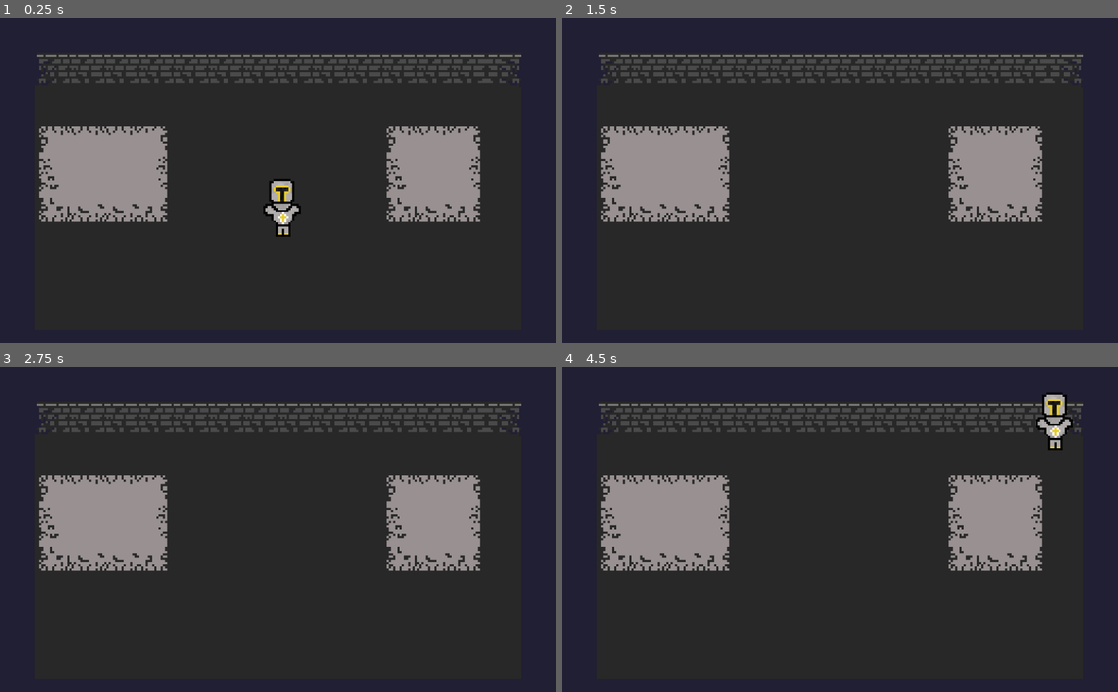
Above: before the commit, frames 1-4 (two rows, left to right).
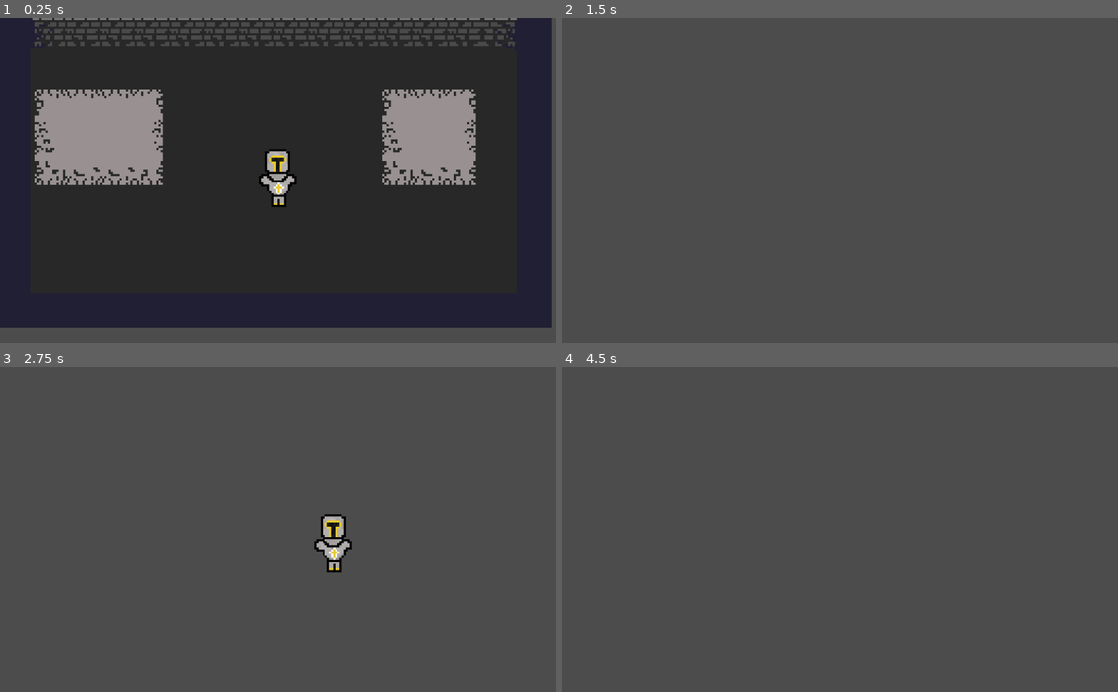
Above: after the commit, the same moments.

Repository: scoot274/APCS-Final
Game: Godot game, scene res://Experiment.tscn
Two runs of this game, one before a commit and one after it. Both use one fixed random seed, a clock stepped at 60 frames per second and the inputs below.
Inputs:
- Up to frame 1 (0.25 s): no input
- Up to frame 2 (1.5 s): tap Enter at 0.5 s; hold Right (ui_right) 0.53-1.28 s; tap Space (ui_select) at 0.6, 0.77, 1.07, 1.25, 1.35 s; hold Down (ui_down) from 1.28 s (still down)
- Up to frame 3 (2.75 s): tap Space (ui_select) at 1.52, 1.82, 2.1 s; tap Enter at 2 s; release Down (ui_down) at 2.03 s; hold Right (ui_right) from 2.03 s (still down)
- Up to frame 4 (4.5 s): release Right (ui_right) at 2.78 s; hold Up (ui_up) 2.78-3.53 s; tap Space (ui_select) at 2.85, 3.02, 3.32, 3.5, 3.6, 3.77, 4.07, 4.35 s; hold Left (ui_left) from 3.53 s (still down); tap Enter at 4.25 s

The runs differ from the first frame. In frame 1, 23% of the frame differs, in the area x 0-100%, y 0-100%; in frame 2, 96%; in frame 3, 96%; in frame 4, 97%.

Commit message:
added camera follow, nerfed dash

Diff:
--- a/Experiment.tscn
+++ b/Experiment.tscn
@@ -1,7 +1,8 @@
-[gd_scene load_steps=4 format=2]
+[gd_scene load_steps=5 format=2]
 
 [ext_resource path="res://Player.tscn" type="PackedScene" id=1]
 [ext_resource path="res://Resources/Sprites/Tilemaps/main_tilemap.png" type="Texture" id=2]
+[ext_resource path="res://Resources/Scripts/Player/CameraFollow.gd" type="Script" id=3]
 
 [sub_resource type="TileSet" id=1]
 0/name = "main_tilemap.png 0"
@@ -12,6 +13,10 @@
 0/tile_mode = 0
 0/occluder_offset = Vector2( 0, 0 )
 0/navigation_offset = Vector2( 0, 0 )
+0/shape_offset = Vector2( 0, 0 )
+0/shape_transform = Transform2D( 1, 0, 0, 1, 0, 0 )
+0/shape_one_way = false
+0/shape_one_way_margin = 0.0
 0/shapes = [  ]
 0/z_index = 0
 1/name = "main_tilemap.png 1"
@@ -22,6 +27,10 @@
 1/tile_mode = 0
 1/occluder_offset = Vector2( 0, 0 )
 1/navigation_offset = Vector2( 0, 0 )
+1/shape_offset = Vector2( 0, 0 )
+1/shape_transform = Transform2D( 1, 0, 0, 1, 0, 0 )
+1/shape_one_way = false
+1/shape_one_way_margin = 0.0
 1/shapes = [  ]
 1/z_index = 0
 2/name = "main_tilemap.png 2"
@@ -32,6 +41,10 @@
 2/tile_mode = 0
 2/occluder_offset = Vector2( 0, 0 )
 2/navigation_offset = Vector2( 0, 0 )
+2/shape_offset = Vector2( 0, 0 )
+2/shape_transform = Transform2D( 1, 0, 0, 1, 0, 0 )
+2/shape_one_way = false
+2/shape_one_way_margin = 0.0
 2/shapes = [  ]
 2/z_index = 0
 3/name = "main_tilemap.png 3"
@@ -42,6 +55,10 @@
 3/tile_mode = 0
 3/occluder_offset = Vector2( 0, 0 )
 3/navigation_offset = Vector2( 0, 0 )
+3/shape_offset = Vector2( 0, 0 )
+3/shape_transform = Transform2D( 1, 0, 0, 1, 0, 0 )
+3/shape_one_way = false
+3/shape_one_way_margin = 0.0
 3/shapes = [  ]
 3/z_index = 0
 4/name = "main_tilemap.png 4"
@@ -52,6 +69,10 @@
 4/tile_mode = 0
 4/occluder_offset = Vector2( 0, 0 )
 4/navigation_offset = Vector2( 0, 0 )
+4/shape_offset = Vector2( 0, 0 )
+4/shape_transform = Transform2D( 1, 0, 0, 1, 0, 0 )
+4/shape_one_way = false
+4/shape_one_way_margin = 0.0
 4/shapes = [  ]
 4/z_index = 0
 5/name = "main_tilemap.png 5"
@@ -62,6 +83,10 @@
 5/tile_mode = 0
 5/occluder_offset = Vector2( 0, 0 )
 5/navigation_offset = Vector2( 0, 0 )
+5/shape_offset = Vector2( 0, 0 )
+5/shape_transform = Transform2D( 1, 0, 0, 1, 0, 0 )
+5/shape_one_way = false
+5/shape_one_way_margin = 0.0
 5/shapes = [  ]
 5/z_index = 0
 6/name = "main_tilemap.png 6"
@@ -72,6 +97,10 @@
 6/tile_mode = 0
 6/occluder_offset = Vector2( 0, 0 )
 6/navigation_offset = Vector2( 0, 0 )
+6/shape_offset = Vector2( 0, 0 )
+6/shape_transform = Transform2D( 1, 0, 0, 1, 0, 0 )
+6/shape_one_way = false
+6/shape_one_way_margin = 0.0
 6/shapes = [  ]
 6/z_index = 0
 7/name = "main_tilemap.png 7"
@@ -82,6 +111,10 @@
 7/tile_mode = 0
 7/occluder_offset = Vector2( 0, 0 )
 7/navigation_offset = Vector2( 0, 0 )
+7/shape_offset = Vector2( 0, 0 )
+7/shape_transform = Transform2D( 1, 0, 0, 1, 0, 0 )
+7/shape_one_way = false
+7/shape_one_way_margin = 0.0
 7/shapes = [  ]
 7/z_index = 0
 8/name = "main_tilemap.png 8"
@@ -92,6 +125,10 @@
 8/tile_mode = 0
 8/occluder_offset = Vector2( 0, 0 )
 8/navigation_offset = Vector2( 0, 0 )
+8/shape_offset = Vector2( 0, 0 )
+8/shape_transform = Transform2D( 1, 0, 0, 1, 0, 0 )
+8/shape_one_way = false
+8/shape_one_way_margin = 0.0
 8/shapes = [  ]
 8/z_index = 0
 9/name = "main_tilemap.png 9"
@@ -102,6 +139,10 @@
 9/tile_mode = 0
 9/occluder_offset = Vector2( 0, 0 )
 9/navigation_offset = Vector2( 0, 0 )
+9/shape_offset = Vector2( 0, 0 )
+9/shape_transform = Transform2D( 1, 0, 0, 1, 0, 0 )
+9/shape_one_way = false
+9/shape_one_way_margin = 0.0
 9/shapes = [  ]
 9/z_index = 0
 10/name = "main_tilemap.png 10"
@@ -112,6 +153,10 @@
 10/tile_mode = 0
 10/occluder_offset = Vector2( 0, 0 )
 10/navigation_offset = Vector2( 0, 0 )
+10/shape_offset = Vector2( 0, 0 )
+10/shape_transform = Transform2D( 1, 0, 0, 1, 0, 0 )
+10/shape_one_way = false
+10/shape_one_way_margin = 0.0
 10/shapes = [  ]
 10/z_index = 0
 11/name = "main_tilemap.png 11"
@@ -122,6 +167,10 @@
 11/tile_mode = 0
 11/occluder_offset = Vector2( 0, 0 )
 11/navigation_offset = Vector2( 0, 0 )
+11/shape_offset = Vector2( 0, 0 )
+11/shape_transform = Transform2D( 1, 0, 0, 1, 0, 0 )
+11/shape_one_way = false
+11/shape_one_way_margin = 0.0
 11/shapes = [  ]
 11/z_index = 0
 12/name = "main_tilemap.png 12"
@@ -132,6 +181,10 @@
 12/tile_mode = 0
 12/occluder_offset = Vector2( 0, 0 )
 12/navigation_offset = Vector2( 0, 0 )
+12/shape_offset = Vector2( 0, 0 )
+12/shape_transform = Transform2D( 1, 0, 0, 1, 0, 0 )
+12/shape_one_way = false
+12/shape_one_way_margin = 0.0
 12/shapes = [  ]
 12/z_index = 0
 13/name = "main_tilemap.png 13"
@@ -142,6 +195,10 @@
 13/tile_mode = 0
 13/occluder_offset = Vector2( 0, 0 )
 13/navigation_offset = Vector2( 0, 0 )
+13/shape_offset = Vector2( 0, 0 )
+13/shape_transform = Transform2D( 1, 0, 0, 1, 0, 0 )
+13/shape_one_way = false
+13/shape_one_way_margin = 0.0
 13/shapes = [  ]
 13/z_index = 0
 14/name = "main_tilemap.png 14"
@@ -152,6 +209,10 @@
 14/tile_mode = 0
 14/occluder_offset = Vector2( 0, 0 )
 14/navigation_offset = Vector2( 0, 0 )
+14/shape_offset = Vector2( 0, 0 )
+14/shape_transform = Transform2D( 1, 0, 0, 1, 0, 0 )
+14/shape_one_way = false
+14/shape_one_way_margin = 0.0
 14/shapes = [  ]
 14/z_index = 0
 15/name = "main_tilemap.png 15"
@@ -162,6 +223,10 @@
 15/tile_mode = 0
 15/occluder_offset = Vector2( 0, 0 )
 15/navigation_offset = Vector2( 0, 0 )
+15/shape_offset = Vector2( 0, 0 )
+15/shape_transform = Transform2D( 1, 0, 0, 1, 0, 0 )
+15/shape_one_way = false
+15/shape_one_way_margin = 0.0
 15/shapes = [  ]
 15/z_index = 0
 16/name = "main_tilemap.png 16"
@@ -172,6 +237,10 @@
 16/tile_mode = 0
 16/occluder_offset = Vector2( 0, 0 )
 16/navigation_offset = Vector2( 0, 0 )
+16/shape_offset = Vector2( 0, 0 )
+16/shape_transform = Transform2D( 1, 0, 0, 1, 0, 0 )
+16/shape_one_way = false
+16/shape_one_way_margin = 0.0
 16/shapes = [  ]
 16/z_index = 0
 17/name = "main_tilemap.png 17"
@@ -182,6 +251,10 @@
 17/tile_mode = 0
 17/occluder_offset = Vector2( 0, 0 )
 17/navigation_offset = Vector2( 0, 0 )
+17/shape_offset = Vector2( 0, 0 )
+17/shape_transform = Transform2D( 1, 0, 0, 1, 0, 0 )
+17/shape_one_way = false
+17/shape_one_way_margin = 0.0
 17/shapes = [  ]
 17/z_index = 0
 18/name = "main_tilemap.png 18"
@@ -192,6 +265,10 @@
 18/tile_mode = 0
 18/occluder_offset = Vector2( 0, 0 )
 18/navigation_offset = Vector2( 0, 0 )
+18/shape_offset = Vector2( 0, 0 )
+18/shape_transform = Transform2D( 1, 0, 0, 1, 0, 0 )
+18/shape_one_way = false
+18/shape_one_way_margin = 0.0
 18/shapes = [  ]
 18/z_index = 0
 19/name = "main_tilemap.png 19"
@@ -202,6 +279,10 @@
 19/tile_mode = 0
 19/occluder_offset = Vector2( 0, 0 )
 19/navigation_offset = Vector2( 0, 0 )
+19/shape_offset = Vector2( 0, 0 )
+19/shape_transform = Transform2D( 1, 0, 0, 1, 0, 0 )
+19/shape_one_way = false
+19/shape_one_way_margin = 0.0
 19/shapes = [  ]
 19/z_index = 0
 20/name = "main_tilemap.png 20"
@@ -212,6 +293,10 @@
 20/tile_mode = 0
 20/occluder_offset = Vector2( 0, 0 )
 20/navigation_offset = Vector2( 0, 0 )
+20/shape_offset = Vector2( 0, 0 )
+20/shape_transform = Transform2D( 1, 0, 0, 1, 0, 0 )
+20/shape_one_way = false
+20/shape_one_way_margin = 0.0
 20/shapes = [  ]
 20/z_index = 0
 21/name = "main_tilemap.png 21"
@@ -222,10 +307,20 @@
 21/tile_mode = 0
 21/occluder_offset = Vector2( 0, 0 )
 21/navigation_offset = Vector2( 0, 0 )
+21/shape_offset = Vector2( 0, 0 )
+21/shape_transform = Transform2D( 1, 0, 0, 1, 0, 0 )
+21/shape_one_way = false
+21/shape_one_way_margin = 0.0
 21/shapes = [  ]
 21/z_index = 0
 
 [node name="World" type="Node2D"]
+
+[node name="Camera2D" type="Camera2D" parent="."]
+position = Vector2( 520, 368 )
+current = true
+smoothing_enabled = true
+script = ExtResource( 3 )
 
 [node name="TileMap" type="TileMap" parent="."]
 scale = Vector2( 4, 4 )
@@ -235,4 +330,4 @@
 tile_data = PoolIntArray( -65536, 3, 0, -65535, 3, 0, -65534, 3, 0, -65533, 3, 0, -65532, 3, 0, -65531, 3, 0, -65530, 3 …(2379 unchanged characters)…
 
 [node name="Player" parent="." instance=ExtResource( 1 )]
-position = Vector2( 525, 346 )
+position = Vector2( 520, 368 )
--- a/Player.tscn
+++ b/Player.tscn
@@ -1,24 +1,21 @@
 [gd_scene load_steps=4 format=2]
 
-[ext_resource path="res://Resources/Scripts/Player/PlayerMovement.gd" type="Script" id=1]
+[ext_resource path="res://Resources/Scripts/Player/Player.gd" type="Script" id=1]
 [ext_resource path="res://Resources/Sprites/APCS_final_playerconcept.png" type="Texture" id=2]
 
 [sub_resource type="CapsuleShape2D" id=1]
 radius = 15.0
 height = 22.0
 
-[node name="Player" type="Node2D"]
+[node name="Player" type="KinematicBody2D"]
 position = Vector2( 1, 0 )
+script = ExtResource( 1 )
 
-[node name="KinematicBody2D" type="KinematicBody2D" parent="."]
-script = ExtResource( 1 )
-speed = 15000
-
-[node name="Sprite" type="Sprite" parent="KinematicBody2D"]
-position = Vector2( 2, 1 )
+[node name="Sprite" type="Sprite" parent="."]
+position = Vector2( 7, -8 )
 scale = Vector2( 3.8125, 3.8125 )
 texture = ExtResource( 2 )
 
-[node name="CollisionShape2D" type="CollisionShape2D" parent="KinematicBody2D"]
-position = Vector2( -4, 34 )
+[node name="CollisionShape2D" type="CollisionShape2D" parent="."]
+position = Vector2( 0, 25 )
 shape = SubResource( 1 )
--- /dev/null
+++ b/Resources/Scripts/Player/CameraFollow.gd
@@ -0,0 +1,12 @@
+extends Camera2D
+
+onready var player = get_node("/root/World/Player")
+
+func _ready():
+	print("CameraFollow Initialized")
+	print(player.position.x)
+	pass
+
+func _process(delta):
+	position = player.position
+	pass
--- a/Resources/Scripts/Player/PlayerMovement.gd
+++ b/Resources/Scripts/Player/Player.gd
@@ -3,6 +3,7 @@
 # Instantiate velocity variables
 export (int) var speed = 200 # Export speed to make it accesible in the editor for debugging purposes
 var velocity = Vector2.ZERO # velocity = (0, 0)
+export(int) var dashSpeed = 150000
 
 func _physics_process(delta):
 	var movement = Vector2(
@@ -23,7 +24,6 @@
 
 func dash(Movement):
 	var dashStrength
-	var dashSpeed = 5000
 
 	dashStrength = Vector2 (
 		Movement.x,
@@ -31,13 +31,10 @@
 	)
 
 	if(dashStrength == Vector2(0, 0)):
-		dashStrength = Vector2(
-			1,
-			0
-		)
+		dashStrength = Vector2(1,0)
 		pass
 
-	move_and_slide(dashStrength * speed)
+	move_and_slide(dashStrength * dashSpeed)
 	pass
 
 func _ready():
--- a/project.godot
+++ b/project.godot
@@ -10,7 +10,6 @@
 
 _global_script_classes=[  ]
 _global_script_class_icons={
-
 }
 
 [application]
@@ -23,30 +22,30 @@
 
 ui_left={
 "deadzone": 0.5,
-"events": [ Object(InputEventKey,"resource_local_to_scene":false,"resource_name":"","device":0,"alt":false,"shift":false,"control":false,"meta":false,"command":false,"pressed":false,"scancode":16777231,"unicode":0,"echo":false,"script":null)
+"events": [ Object(InputEventKey,"resource_local_to_scene":false,"resource_name":"","device":0,"alt":false,"shift":false,"control":false,"meta":false,"command":false,"pressed":false,"scancode":16777231,"physical_scancode":0,"unicode":0,"echo":false,"script":null)
 , Object(InputEventJoypadButton,"resource_local_to_scene":false,"resource_name":"","device":0,"button_index":14,"pressure":0.0,"pressed":false,"script":null)
-, Object(InputEventKey,"resource_local_to_scene":false,"resource_name":"","device":0,"alt":false,"shift":false,"control":false,"meta":false,"command":false,"pressed":false,"scancode":65,"unicode":0,"echo":false,"script":null)
+, Object(InputEventKey,"resource_local_to_scene":false,"resource_name":"","device":0,"alt":false,"shift":false,"control":false,"meta":false,"command":false,"pressed":false,"scancode":65,"physical_scancode":0,"unicode":0,"echo":false,"script":null)
  ]
 }
 ui_right={
 "deadzone": 0.5,
-"events": [ Object(InputEventKey,"resource_local_to_scene":false,"resource_name":"","device":0,"alt":false,"shift":false,"control":false,"meta":false,"command":false,"pressed":false,"scancode":16777233,"unicode":0,"echo":false,"script":null)
+"events": [ Object(InputEventKey,"resource_local_to_scene":false,"resource_name":"","device":0,"alt":false,"shift":false,"control":false,"meta":false,"command":false,"pressed":false,"scancode":16777233,"physical_scancode":0,"unicode":0,"echo":false,"script":null)
 , Object(InputEventJoypadButton,"resource_local_to_scene":false,"resource_name":"","device":0,"button_index":15,"pressure":0.0,"pressed":false,"script":null)
-, Object(InputEventKey,"resource_local_to_scene":false,"resource_name":"","device":0,"alt":false,"shift":false,"control":false,"meta":false,"command":false,"pressed":false,"scancode":68,"unicode":0,"echo":false,"script":null)
+, Object(InputEventKey,"resource_local_to_scene":false,"resource_name":"","device":0,"alt":false,"shift":false,"control":false,"meta":false,"command":false,"pressed":false,"scancode":68,"physical_scancode":0,"unicode":0,"echo":false,"script":null)
  ]
 }
 ui_up={
 "deadzone": 0.5,
-"events": [ Object(InputEventKey,"resource_local_to_scene":false,"resource_name":"","device":0,"alt":false,"shift":false,"control":false,"meta":false,"command":false,"pressed":false,"scancode":16777232,"unicode":0,"echo":false,"script":null)
+"events": [ Object(InputEventKey,"resource_local_to_scene":false,"resource_name":"","device":0,"alt":false,"shift":false,"control":false,"meta":false,"command":false,"pressed":false,"scancode":16777232,"physical_scancode":0,"unicode":0,"echo":false,"script":null)
 , Object(InputEventJoypadButton,"resource_local_to_scene":false,"resource_name":"","device":0,"button_index":12,"pressure":0.0,"pressed":false,"script":null)
-, Object(InputEventKey,"resource_local_to_scene":false,"resource_name":"","device":0,"alt":false,"shift":false,"control":false,"meta":false,"command":false,"pressed":false,"scancode":87,"unicode":0,"echo":false,"script":null)
+, Object(InputEventKey,"resource_local_to_scene":false,"resource_name":"","device":0,"alt":false,"shift":false,"control":false,"meta":false,"command":false,"pressed":false,"scancode":87,"physical_scancode":0,"unicode":0,"echo":false,"script":null)
  ]
 }
 ui_down={
 "deadzone": 0.5,
-"events": [ Object(InputEventKey,"resource_local_to_scene":false,"resource_name":"","device":0,"alt":false,"shift":false,"control":false,"meta":false,"command":false,"pressed":false,"scancode":16777234,"unicode":0,"echo":false,"script":null)
+"events": [ Object(InputEventKey,"resource_local_to_scene":false,"resource_name":"","device":0,"alt":false,"shift":false,"control":false,"meta":false,"command":false,"pressed":false,"scancode":16777234,"physical_scancode":0,"unicode":0,"echo":false,"script":null)
 , Object(InputEventJoypadButton,"resource_local_to_scene":false,"resource_name":"","device":0,"button_index":13,"pressure":0.0,"pressed":false,"script":null)
-, Object(InputEventKey,"resource_local_to_scene":false,"resource_name":"","device":0,"alt":false,"shift":false,"control":false,"meta":false,"command":false,"pressed":false,"scancode":83,"unicode":0,"echo":false,"script":null)
+, Object(InputEventKey,"resource_local_to_scene":false,"resource_name":"","device":0,"alt":false,"shift":false,"control":false,"meta":false,"command":false,"pressed":false,"scancode":83,"physical_scancode":0,"unicode":0,"echo":false,"script":null)
  ]
 }
 
